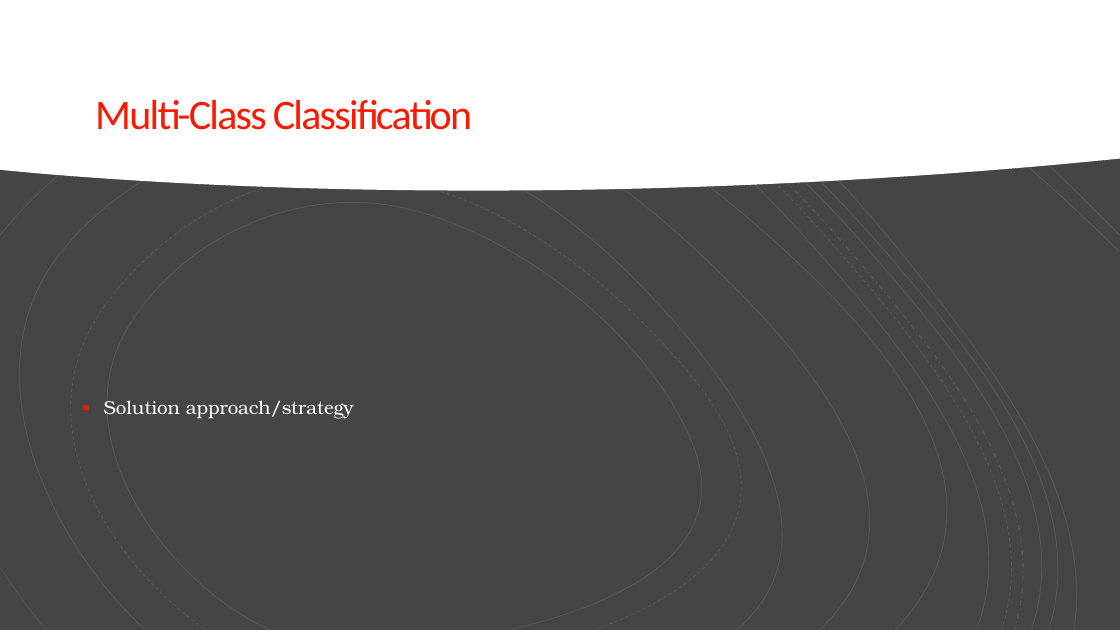
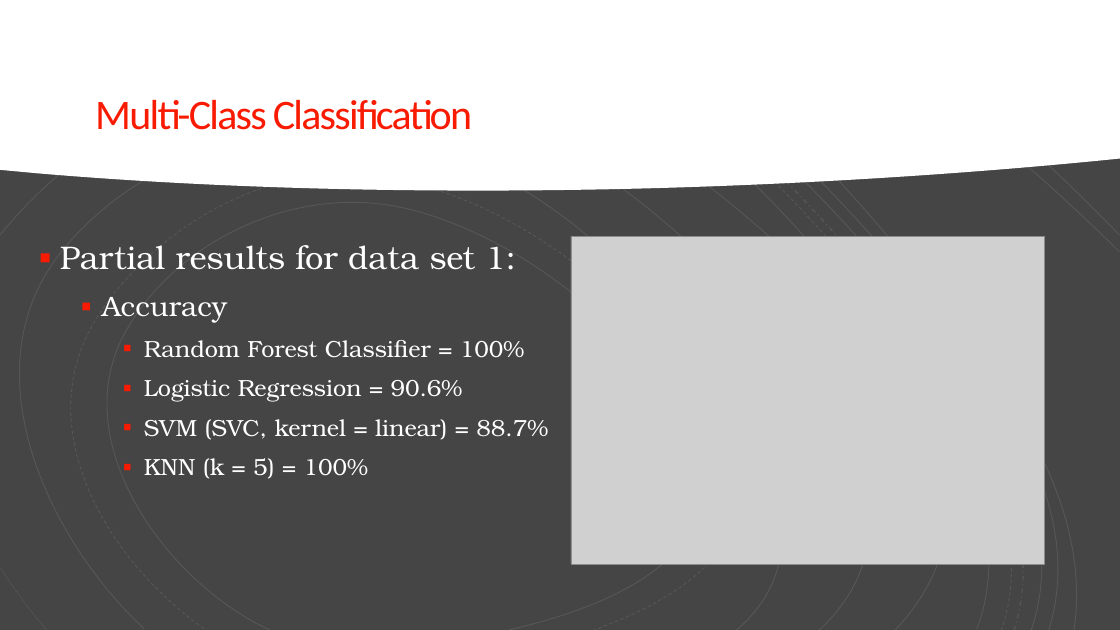
Before and after one commit to bnonni/Python, a slide deck: slide 3 of Machine_Learning/Project/ML_Project_Pres.pptx. Drawn at 1120x630 pixels with LibreOffice and Linux fonts; fonts in the diff are those of the drawing; grey boxes stand for pictures. Boxes give left, top, right and bottom in pixels: in the first picture for what was removed or moved away, otherwise in the second. Text is boxed around its words. In the diff, an @@ line names an element or a change of style, - is before the commit and + after.

Commit message:
Powerpoint updated with p1 slide

```diff
--- a/Machine_Learning/Project/ML_Project_Pres.pptx
+++ b/Machine_Learning/Project/ML_Project_Pres.pptx
@@ picture added at (x1=571, y1=236, x2=1045, y2=564) @@
@@ text at (x1=60, y1=245, x2=548, y2=479): text changed; size 16 to 20 pt @@
-▪ Solution approach/strategy
+▪ Partial results for data set 1:
+  ▪ Accuracy
+    ▪ Random Forest Classifier = 100%
+    ▪ Logistic Regression = 90.6%
+    ▪ SVM (SVC, kernel = linear) = 88.7%
+    ▪ KNN (k = 5) = 100%
```
Also in this commit, not shown: 1 other slide changed.
